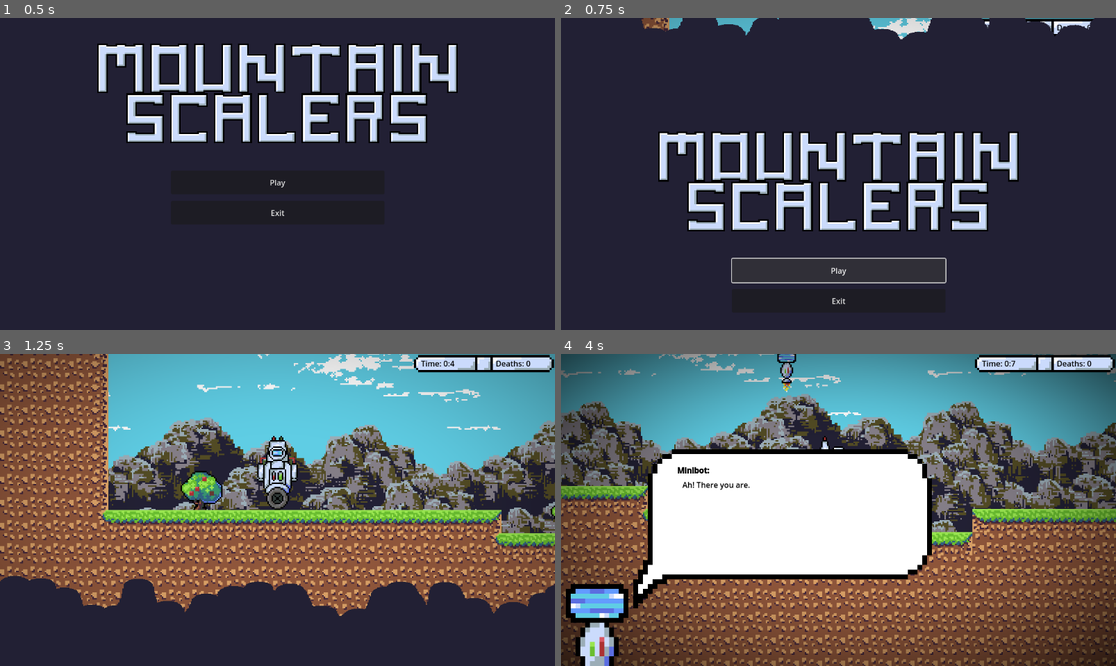
Above: before the commit, frames 1-4 (two rows, left to right).
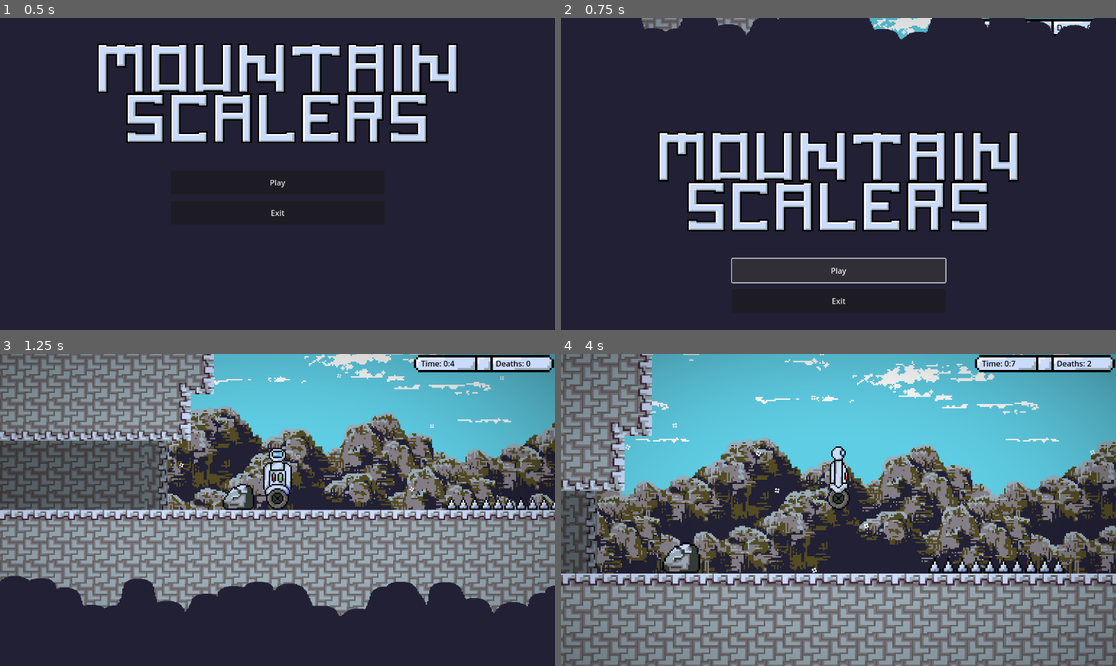
Above: after the commit, the same moments.

Repository: Hexuar/GMTK-Jam
Game: Godot game, scene res://scenes/main.tscn
Same seed, same stepped clock (60 frames per second), same inputs: the game is played once before the commit and once after it.
Inputs:
- Up to frame 1 (0.5 s): no input
- Up to frame 2 (0.75 s): click "Play" at 0.5 s
- Up to frame 3 (1.25 s): no input
- Up to frame 4 (4 s): tap Enter (ui_accept) at 1.25 s; hold D (Right) 1.28-2.78 s; tap Shift (Dash) every 0.75 s from 1.35 to 3.6 s; tap Space (Jump) at 1.52, 2.27, 3.77 s; hold A (Left) 2.78-3.53 s; hold D (Right) from 3.53 s (still down)

Frame 1 is identical in both runs. In frame 2, 0.7% of the frame differs, in the area x 14-77%, y 0-7%; in frame 3, 57%; in frame 4, 91%, in the area x 0-100%, y 0-100%.

Commit message:
Glitch Music

Diff:
--- a/scenes/main.tscn
+++ b/scenes/main.tscn
@@ -9,6 +9,7 @@
 
 [node name="Main" type="Node2D"]
 script = ExtResource("1_ika60")
+startLevel = 1
 
 [node name="ParallaxBackground" type="ParallaxBackground" parent="."]
 
--- a/scenes/player.tscn
+++ b/scenes/player.tscn
@@ -34,6 +34,66 @@
 [sub_resource type="RectangleShape2D" id="RectangleShape2D_e63bp"]
 size = Vector2(14, 32)
 
+[sub_resource type="AtlasTexture" id="AtlasTexture_kagjl"]
+atlas = ExtResource("2_8ess0")
+region = Rect2(0, 38, 22, 38)
+
+[sub_resource type="AtlasTexture" id="AtlasTexture_70jfv"]
+atlas = ExtResource("2_8ess0")
+region = Rect2(22, 38, 22, 38)
+
+[sub_resource type="AtlasTexture" id="AtlasTexture_lvamw"]
+atlas = ExtResource("2_8ess0")
+region = Rect2(0, 0, 22, 38)
+
+[sub_resource type="AtlasTexture" id="AtlasTexture_2bk3g"]
+atlas = ExtResource("2_8ess0")
+region = Rect2(22, 0, 22, 38)
+
+[sub_resource type="AtlasTexture" id="AtlasTexture_0ap4a"]
+atlas = ExtResource("2_8ess0")
+region = Rect2(0, 76, 22, 38)
+
+[sub_resource type="AtlasTexture" id="AtlasTexture_pwop2"]
+atlas = ExtResource("2_8ess0")
+region = Rect2(22, 76, 22, 38)
+
+[sub_resource type="SpriteFrames" id="SpriteFrames_opfk8"]
+animations = [{
+"frames": [{
+"duration": 1.0,
+"texture": SubResource("AtlasTexture_kagjl")
+}, {
+"duration": 1.0,
+"texture": SubResource("AtlasTexture_70jfv")
+}],
+"loop": true,
+"name": &"front",
+"speed": 2.0
+}, {
+"frames": [{
+"duration": 1.0,
+"texture": SubResource("AtlasTexture_lvamw")
+}, {
+"duration": 1.0,
+"texture": SubResource("AtlasTexture_2bk3g")
+}],
+"loop": true,
+"name": &"left",
+"speed": 2.0
+}, {
+"frames": [{
+"duration": 1.0,
+"texture": SubResource("AtlasTexture_0ap4a")
+}, {
+"duration": 1.0,
+"texture": SubResource("AtlasTexture_pwop2")
+}],
+"loop": true,
+"name": &"right",
+"speed": 2.0
+}]
+
 [node name="Player" type="CharacterBody2D"]
 collision_layer = 2
 collision_mask = 9
@@ -62,10 +122,12 @@
 position = Vector2(0, -28)
 shape = SubResource("RectangleShape2D_e63bp")
 
-[node name="Sprite2D" type="Sprite2D" parent="Bot"]
+[node name="AnimatedSprite2D" type="AnimatedSprite2D" parent="Bot"]
 position = Vector2(0, 2)
-texture = ExtResource("2_8ess0")
-hframes = 3
+sprite_frames = SubResource("SpriteFrames_opfk8")
+animation = &"right"
+autoplay = "front"
+frame_progress = 0.950897
 
 [node name="Camera2D" type="Camera2D" parent="."]
 zoom = Vector2(3, 3)
--- a/scripts/main.gd
+++ b/scripts/main.gd
@@ -4,8 +4,12 @@
 @export var glitchFrequency : int = 30
 @export var glitchLength : int = 10
 
+@onready var Music = $Music
 @onready var Menu = $UI/Menu
 @onready var GlitchSound = $Glitch
+
+const defaultMusic = preload("res://assets/music.wav")
+const glitchMusic = preload("res://assets/glitch_music.wav")
 
 var currentLevel : Node2D
 var currentLevelIndex : int
@@ -16,7 +20,7 @@
 
 func _ready() -> void:
 	# Menu
-	Menu.Music = $Music
+	Menu.Music = Music
 	Menu.get_node("Buttons/StartButton").pressed.connect(close_menu)
 	get_tree().paused = true
 
@@ -62,11 +66,17 @@
 func glitch():
 	var factor = randf_range(-0.2 + currentLevelIndex * 0.1, 0.2 + currentLevelIndex * 0.1)
 	var time = glitchLength + currentLevelIndex
+
+	# Sound
 	GlitchSound.play()
+	Music.stream = glitchMusic
+	Music.play()
 
 	levelScaleTarget = 1 + factor
-	print(levelScaleTarget, factor)
 	await get_tree().create_timer(time).timeout
 	levelScaleTarget = 1
 
+	# Sound
+	Music.stream = defaultMusic
+	Music.play()
 	GlitchSound.play()
--- a/scripts/player.gd
+++ b/scripts/player.gd
@@ -14,7 +14,7 @@
 @export var coyoteTime = 0.1 # Seconds
 
 @onready var Main = get_node("/root/Main")
-@onready var Bot = $Bot/Sprite2D
+@onready var Bot = $Bot/AnimatedSprite2D
 @onready var Wheel = $Wheel/Sprite2D
 @onready var Jetpack = $Jetpack/Sprite2D
 
@@ -26,6 +26,7 @@
 var _speed
 var spawnLocation: Vector2
 var justDied = false
+var directions = ["left", "front", "right"]
 
 
 func _ready() -> void:
@@ -52,7 +53,7 @@
 
 
 func pause():
-	Bot.frame = 1
+	Bot.animation = "front"
 	velocity = Vector2()
 	inputEnabled = false
 
@@ -115,7 +116,7 @@
 
 
 	## Animation
-	Bot.frame = direction+1
+	Bot.animation = directions[direction+1]
 	Wheel.rotation += velocity.x / 1000
 
 	move_and_slide()
Binary file changed: assets/bot/bot.png
Not shown, added: assets/glitch_music.wav.import
Not shown: 1 places in scenes/player.tscn that only renumber resources
Not shown, added: assets/glitch_music.wav
